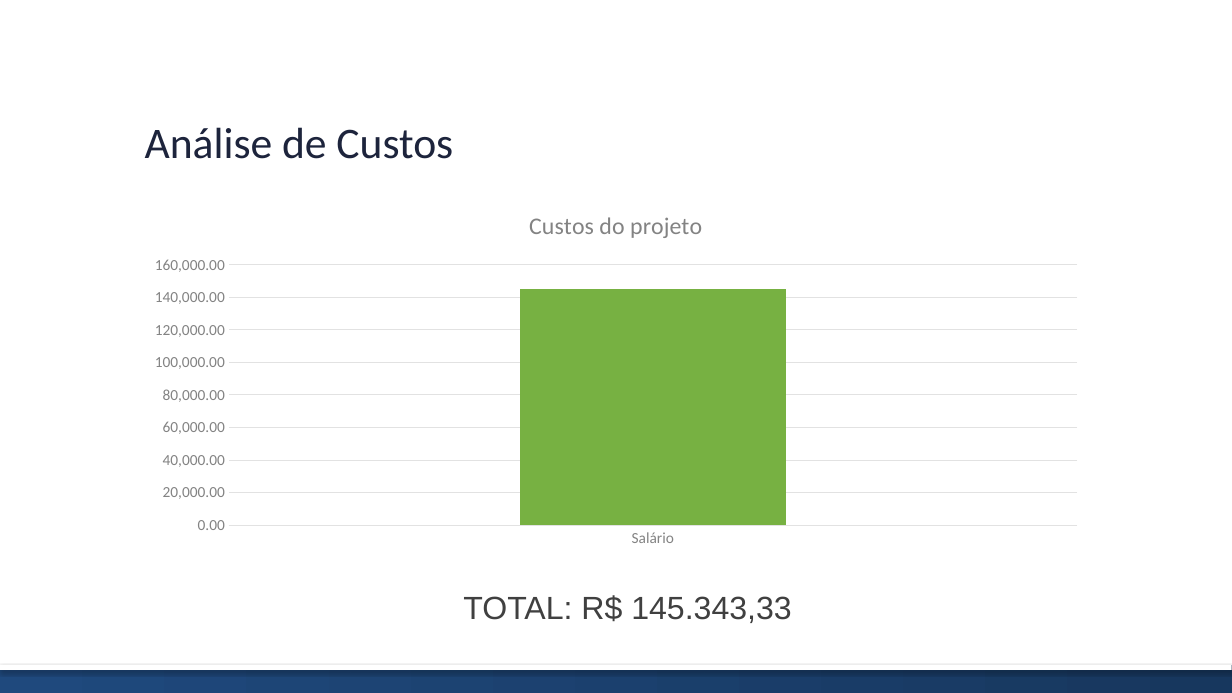
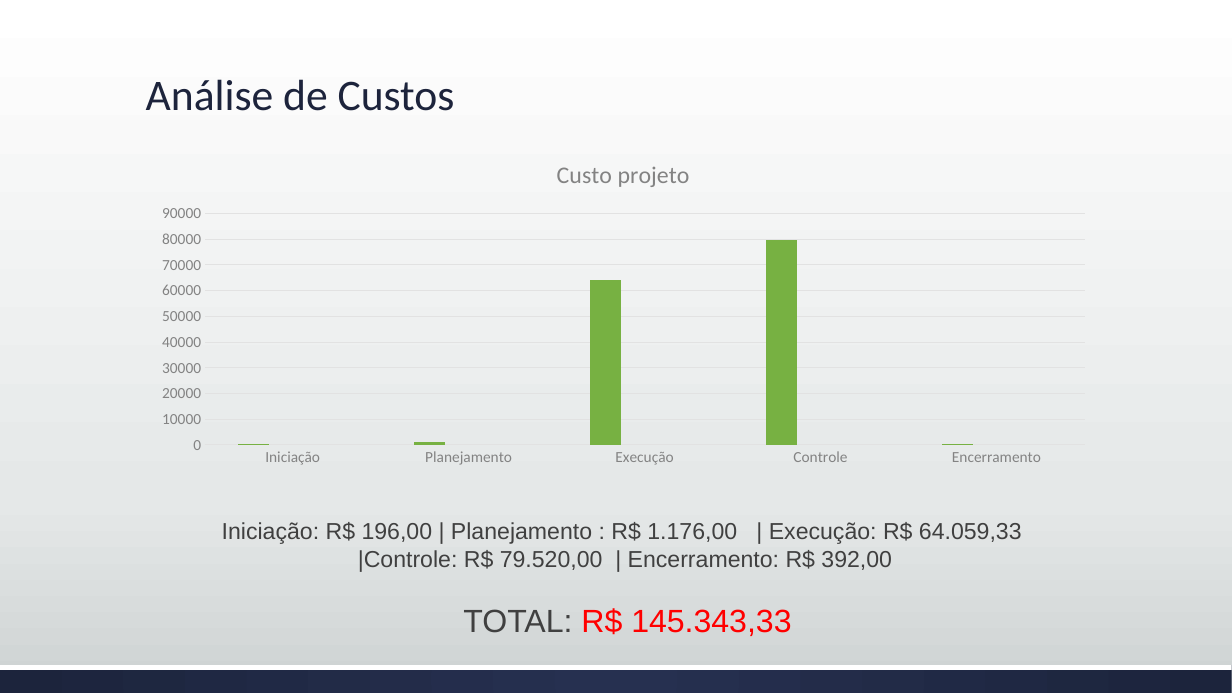
Before and after one commit to brunoedu/gestaoprojetos, a slide deck: slide 10 of Apresentação do projeto FINAL.pptx. Drawn at 1232x693 pixels with LibreOffice and Linux fonts; fonts in the diff are those of the drawing. Boxes give left, top, right and bottom in pixels: in the first picture for what was removed or moved away, otherwise in the second. Text is boxed around its words. In the diff, an @@ line names an element or a change of style, - is before the commit and + after.

```diff
--- a/Apresentação do projeto FINAL.pptx
+++ b/Apresentação do projeto FINAL.pptx
@@ background #FFFFFF to gradient #FFFFFF to #E5E8E8 to #CDD2D2 @@
@@ title "Análise de Custos": place and size @@
-title "Análise de Custos" at (145,127,453,159)
+title "Análise de Custos" at (146,79,455,111)
@@ title "Análise de Custos" at (146,79,455,111): line spacing 1 to 0.9 @@
@@ column chart at (143,142,1104,474) @@
@@ title "Custos do projeto" to "Custo projeto " @@
-categories: Salário
+categories: Iniciação, Planejamento, Execução, Controle, Encerramento
-Series 1: 145000
+Series 1: 0, 1000, 64000, 80000, 0
+Series 2: -, -, -, -, -
+Series 3: -, -, -, -, -
@@ category axis changed @@
@@ value axis changed @@
@@ lettering changed @@
@@ column chart: place and size @@
-column chart at (136,192,1097,555)
+column chart at (143,142,1104,474)
@@ text added at (222,522,1022,572), 18 pt, text #404040 @@
+Iniciação: R$ 196,00 | Planejamento : R$ 1.176,00 | Execução: R$ 64.059,33
+|Controle: R$ 79.520,00 | Encerramento: R$ 392,00
@@ text "TOTAL: R$ 145.343,33": place and size @@
-text "TOTAL: R$ 145.343,33" at (463,595,791,623)
+text "TOTAL: R$ 145.343,33" at (463,608,791,636)
@@ text "TOTAL: R$ 145.343,33" at (463,608,791,636): text colour #404040 to #FF0000 in "R$ 145.343,33" @@
@@ rectangle at (0,665,1232,670): shadow off @@
@@ rectangle at (0,665,1232,693): fill gradient #1F497D to #17375E to gradient #263050 to #1D243C @@
```
Also in this commit, not shown: 12 other slides changed, 3 slides added, 3 slides removed.
